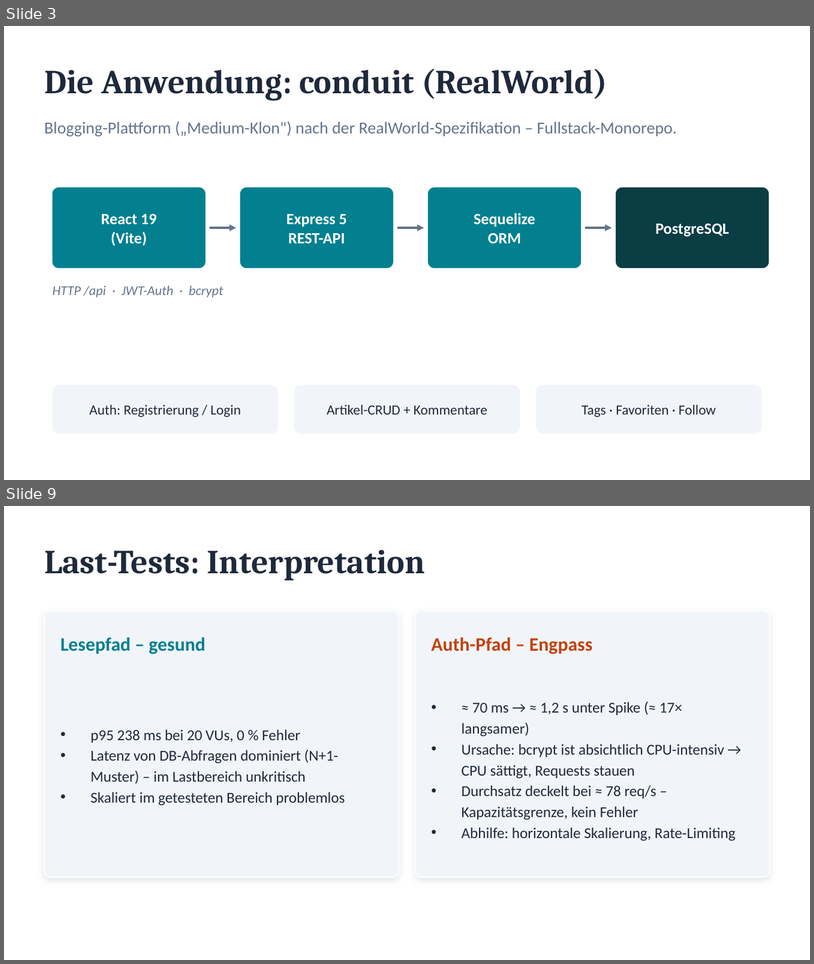
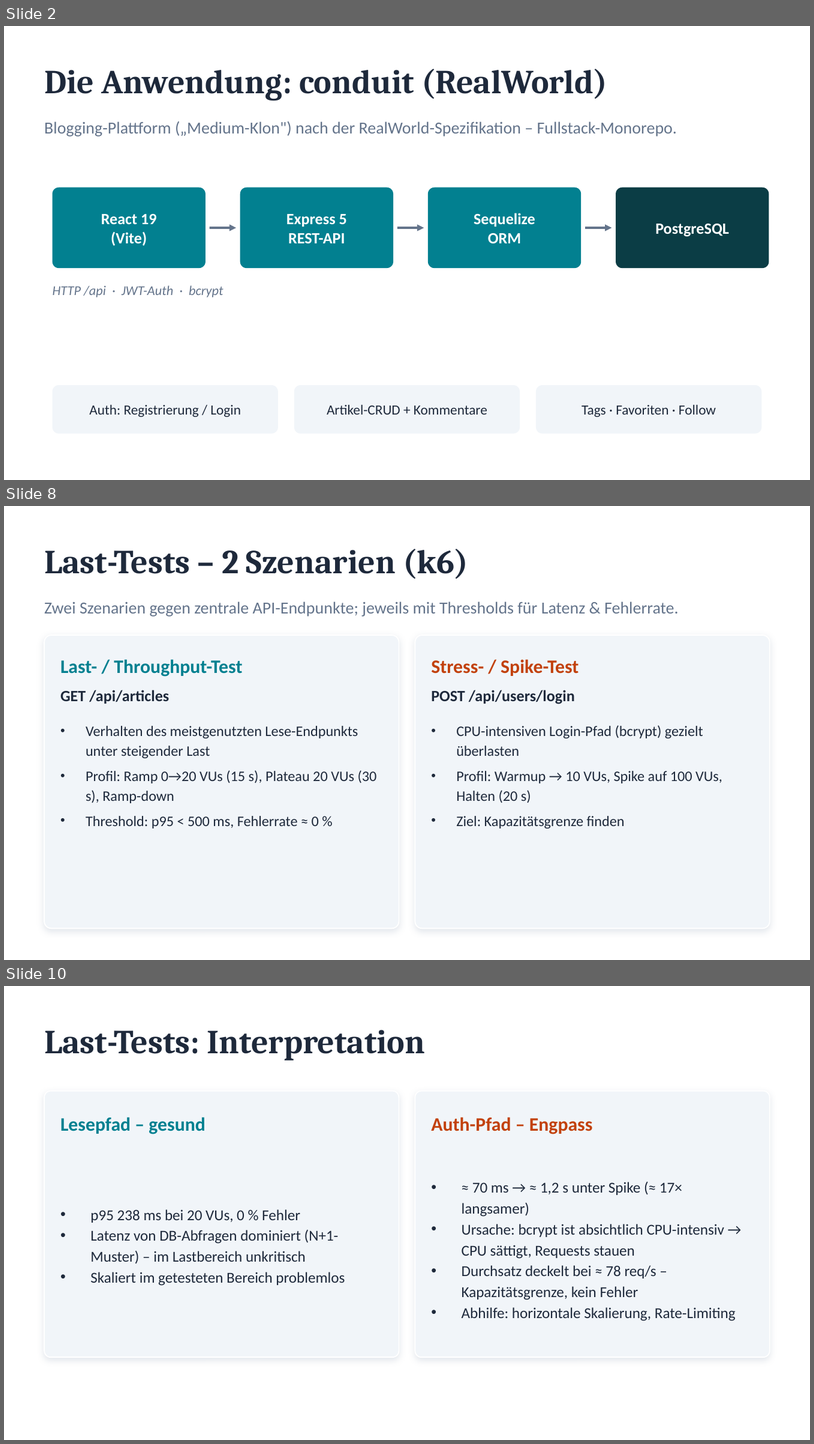
Before and after one commit to Lolo169169/wat4-2026ss-bb-zauner-seybold, a slide deck: PRESENTATION.pptx. Shown one above the other, each under a label of ours: slides 3 and 9 before the commit, slides 2, 8 and 10 after it; the slides between them are not shown. The pictures are 814x964 and 814x1444 pixels, drawn with LibreOffice and Linux fonts; fonts in the diff are those of the drawing. Boxes give left, top, right and bottom in pixels: in the first picture for what was removed or moved away, otherwise in the second. Text is boxed around its words. In the diff, an @@ line names an element or a change of style, - is before the commit and + after.

```diff
--- a/PRESENTATION.pptx
+++ b/PRESENTATION.pptx
@@ slide 8 added at [4,506,810,960], background #FFFFFF @@
@@ text added at [44,549,468,579], 30 pt, text #1E293B, bold @@
+Last-Tests – 2 Szenarien (k6)
@@ text added at [44,601,679,616], 15 pt, text #64748B @@
+Zwei Szenarien gegen zentrale API-Endpunkte; jeweils mit Thresholds für Latenz & Fehlerrate.
@@ rounded rectangle added at [44,635,399,928], fill #F1F5F9, outline #FFFFFF 1 pt @@
@@ rounded rectangle added at [415,635,770,928], fill #F1F5F9, outline #FFFFFF 1 pt @@
@@ text added at [60,659,242,676], 17 pt, text #028090, bold @@
+Last- / Throughput-Test
@@ text added at [431,659,579,676], 17 pt, text #C2410C, bold @@
+Stress- / Spike-Test
@@ text added at [60,690,169,703], 14 pt, text #1E293B, bold @@
+GET /api/articles
@@ text added at [431,690,575,704], 14 pt, text #1E293B, bold @@
+POST /api/users/login
@@ text added at [86,726,377,828], 13 pt, text #1E293B @@
+• Verhalten des meistgenutzten Lese-Endpunkts unter steigender Last
+• Profil: Ramp 0→20 VUs (15 s), Plateau 20 VUs (30 s), Ramp-down
+• Threshold: p95 < 500 ms, Fehlerrate ≈ 0 %
@@ text added at [456,725,723,828], 13 pt, text #1E293B @@
+• CPU-intensiven Login-Pfad (bcrypt) gezielt überlasten
+• Profil: Warmup → 10 VUs, Spike auf 100 VUs, Halten (20 s)
+• Ziel: Kapazitätsgrenze finden
@@ what was slide 3 is now slide 2 @@
@@ what was slide 9 is now slide 10 @@
```
Also in this commit, not shown: 2 slides changed, 4 other slides added, 5 slides removed.
